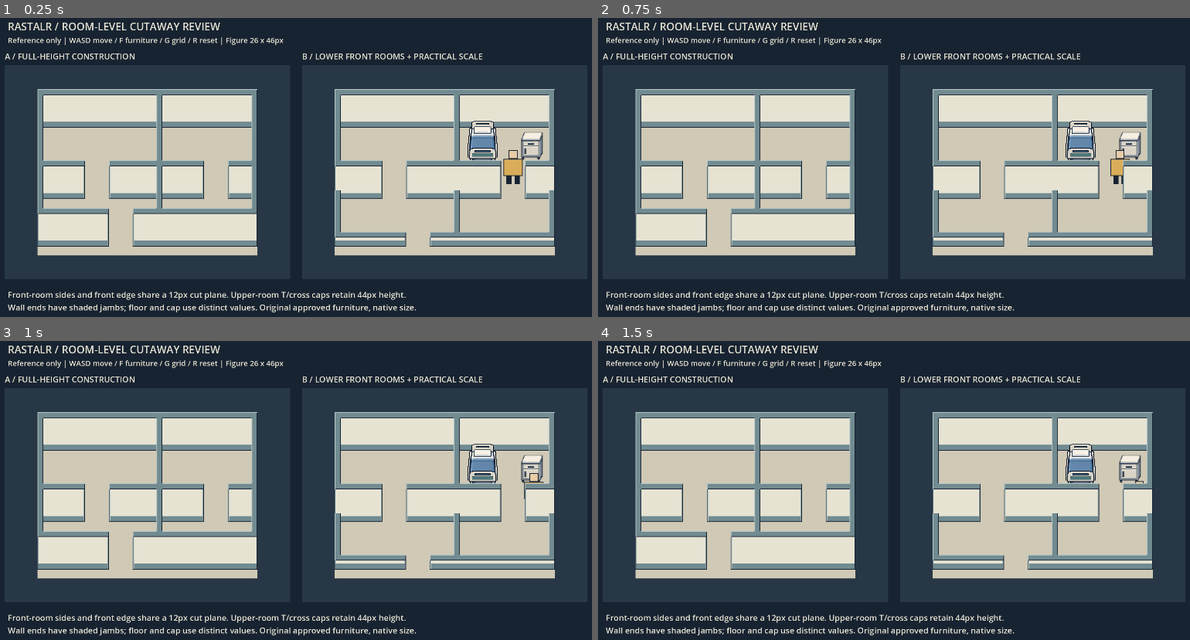
Above: before the commit, frames 1-4 (two rows, left to right).
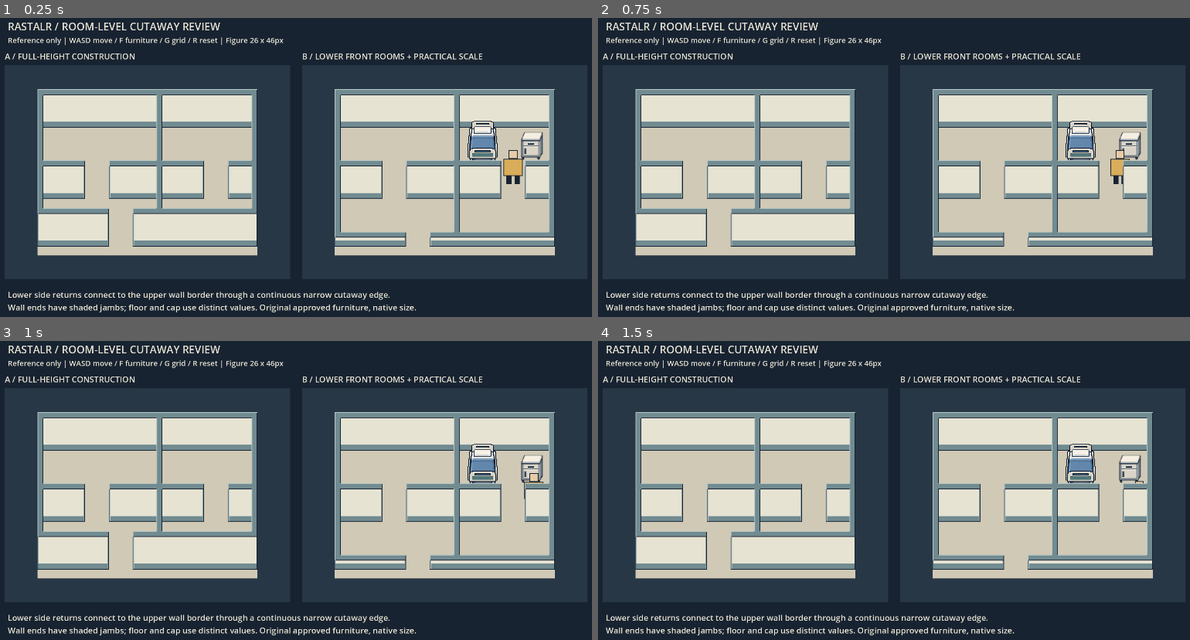
Above: after the commit, the same moments.

Repository: RastalRahl/Hospital
Game: Godot game, scene res://wall_logic_refined.tscn
Same seed, same stepped clock (60 frames per second), same inputs: the game is played once before the commit and once after it. This scene is started directly instead of the project's main scene.
Inputs:
- Up to frame 1 (0.25 s): no input
- Up to frame 2 (0.75 s): tap Enter at 0.5 s; hold D from 0.53 s (still down); tap K at 0.6 s
- Up to frame 3 (1 s): keep holding D
- Up to frame 4 (1.5 s): release D at 1.28 s; hold S from 1.28 s (still down); tap J at 1.35 s

The runs differ from the first frame. In frame 1, 1.0% of the frame differs, in the area x 1-94%, y 49-95%; in frame 2, 1.0%; in frame 3, 1.0%; in frame 4, 1.0%.

Commit message:
Connect lower side returns to the wall-top border

Diff:
--- a/demo/hospital_integration/wall_logic_refined.gd
+++ b/demo/hospital_integration/wall_logic_refined.gd
@@ -1,6 +1,6 @@
 extends "res://wall_logic_test.gd"
 ## Reuses V1 footprint connectivity; original cutaway rendering and practical room.
-const REVIEW := "res://repair_candidates/wall_logic_reference_v2/"
+const REVIEW := "res://repair_candidates/wall_logic_reference_v3/"
 const FLOOR := Color("d0c9b6")
 const TOP := Color("718b91")
 const FIGURE := Color("d9ad59")
@@ -54,6 +54,12 @@
 				continue
 			var left_edge := wall_height(x - 1, y, cutaway) < h
 			var right_edge := wall_height(x + 1, y, cutaway) < h
+			# RPG cutaway convention: a south-going low boundary reaches the
+			# full wall's top border through its cut face. It must not begin as
+			# a tab midway down the plaster. Only the final full-height row owns
+			# this reveal; subsequent low rows extend it with normal depth sorting.
+			var south_h := wall_height(x, y + 1, cutaway)
+			var south_return := cutaway and h == FULL and south_h == LOW
 			# A two-pixel recess at openings, shaded independently by facing.
 			var jamb_left := wall_height(x - 2, y, cutaway) == 0 and x > 52
 			var jamb_right := wall_height(x + 2, y, cutaway) == 0 and x < 332
@@ -69,12 +75,24 @@
 					color = INK
 				elif left_edge:
 					color = Color("526975")
+				if south_return:
+					color = TOP
+					if wall_height(x - 1, y + 1, cutaway) == 0:
+						color = Color("b6c7c5")
+					elif wall_height(x + 1, y + 1, cutaway) == 0:
+						color = INK
 				img.set_pixel(x, y - z, color)
 			var top := TOP
 			if left_edge or wall_height(x, y - 1, cutaway) < h:
 				top = Color("b6c7c5")
 			elif right_edge or wall_height(x, y + 1, cutaway) < h:
 				top = INK
+			if south_return:
+				top = TOP
+				if wall_height(x - 1, y + 1, cutaway) == 0:
+					top = Color("b6c7c5")
+				elif wall_height(x + 1, y + 1, cutaway) == 0:
+					top = INK
 			img.set_pixel(x, y - h, top)
 	return img
 
@@ -132,6 +150,12 @@
 	assert(empty.get_pixel(208, 36).is_equal_approx(TOP))
 	assert(empty.get_pixel(208, 132).is_equal_approx(TOP))
 	assert(empty.get_pixel(208, 224).is_equal_approx(TOP))
+	# Lower branches connect to the upper cap, not the middle of its face.
+	for x in [48, 208, 336]:
+		for y in range(132, 225):
+			assert(empty.get_pixel(x, y).is_equal_approx(TOP))
+	# Plaster beside the narrow reveal remains intact.
+	assert(empty.get_pixel(216, 150).is_equal_approx(IVORY))
 	assert(empty.save_png(REVIEW + "empty_native.png") == OK)
 	furnished = true
 	assert(blocked(Vector2i(250, 176)))
@@ -170,5 +194,5 @@
 				draw_line(origin + Vector2(x, 76) * 2, origin + Vector2(x, 244) * 2, Color(0.3, 0.9, 0.8, 0.35))
 			for y in range(64, 257, 32):
 				draw_line(origin + Vector2(32, y) * 2, origin + Vector2(352, y) * 2, Color(0.3, 0.9, 0.8, 0.35))
-	draw_string(font, Vector2(48, 768), "Front-room sides and front edge share a 12px cut plane. Upper-room T/cross caps retain 44px height.", HORIZONTAL_ALIGNMENT_LEFT, -1, 22, IVORY)
+	draw_string(font, Vector2(48, 768), "Lower side returns connect to the upper wall border through a continuous narrow cutaway edge.", HORIZONTAL_ALIGNMENT_LEFT, -1, 22, IVORY)
 	draw_string(font, Vector2(48, 802), "Wall ends have shaded jambs; floor and cap use distinct values. Original approved furniture, native size.", HORIZONTAL_ALIGNMENT_LEFT, -1, 22, IVORY)
Binary file added: demo/hospital_integration/repair_candidates/wall_logic_reference_v3/behind_wall_godot.png
Binary file added: demo/hospital_integration/repair_candidates/wall_logic_reference_v3/behind_wall_native.png
Binary file added: demo/hospital_integration/repair_candidates/wall_logic_reference_v3/doorway_godot.png
Binary file added: demo/hospital_integration/repair_candidates/wall_logic_reference_v3/doorway_native.png
Binary file added: demo/hospital_integration/repair_candidates/wall_logic_reference_v3/empty_native.png
Binary file added: demo/hospital_integration/repair_candidates/wall_logic_reference_v3/front_godot.png
Binary file added: demo/hospital_integration/repair_candidates/wall_logic_reference_v3/front_native.png
Not shown, changed: demo/hospital_integration/README.md
Not shown, added: demo/hospital_integration/repair_candidates/wall_logic_reference_v3/findings.md
Not shown, changed: docs/CODEX_PROJECT_STATE.md
